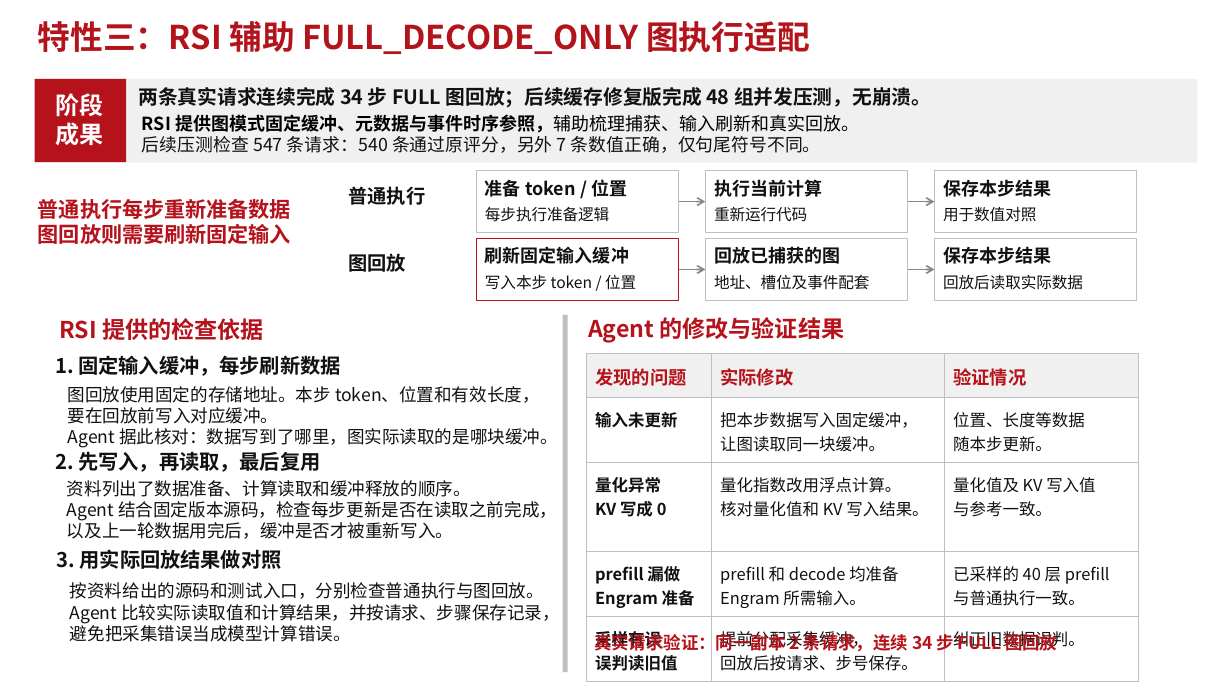
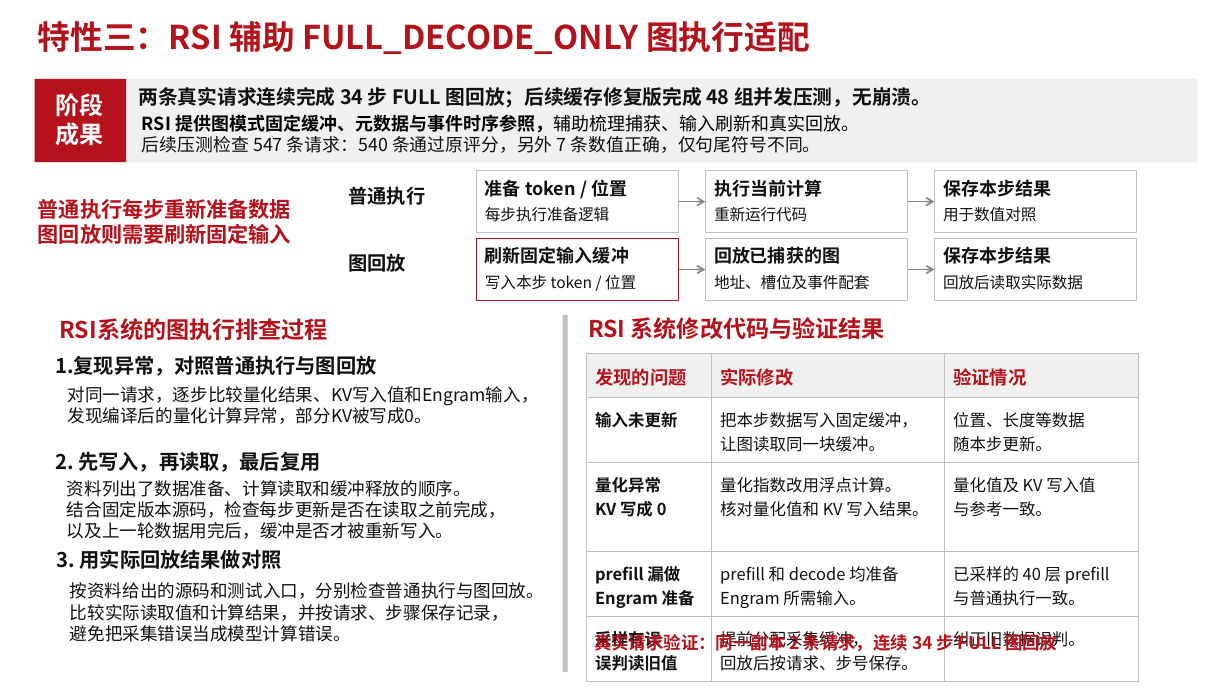
Before and after one commit to yzlbig/Picture-bed, a slide deck: slide 3 of RSI特性解决.pptx. Drawn at 1232x693 pixels with LibreOffice and Linux fonts; fonts in the diff are those of the drawing. Boxes give left, top, right and bottom in pixels: in the first picture for what was removed or moved away, otherwise in the second. Text is boxed around its words. In the diff, an @@ line names an element or a change of style, - is before the commit and + after.

```diff
--- a/RSI特性解决.pptx
+++ b/RSI特性解决.pptx
@@ text at <box>60,318,328,340</box>: text changed @@
-RSI 提供的检查依据
+RSI系统的图执行排查过程
@@ text at <box>588,317,885,339</box>: text changed @@
-Agent 的修改与验证结果
+RSI 系统修改代码与验证结果
@@ text at <box>55,355,376,376</box>: text changed @@
-1. 固定输入缓冲，每步刷新数据
+1.复现异常，对照普通执行与图回放
@@ text at <box>68,386,539,424</box>: text changed @@
-图回放使用固定的存储地址。本步 token、位置和有效长度，
-要在回放前写入对应缓冲。
-Agent 据此核对：数据写到了哪里，图实际读取的是哪块缓冲。
+对同一请求，逐步比较量化结果、KV写入值和Engram输入，发现编译后的量化计算异常，部分KV被写成0。
@@ text at <box>67,501,506,518</box>: text changed @@
-Agent 结合固定版本源码，检查每步更新是否在读取之前完成，
+结合固定版本源码，检查每步更新是否在读取之前完成，
@@ text at <box>70,604,509,621</box>: text changed @@
-Agent 比较实际读取值和计算结果，并按请求、步骤保存记录，
+比较实际读取值和计算结果，并按请求、步骤保存记录，
```
Also in this commit, not shown: 2 other slides changed.
